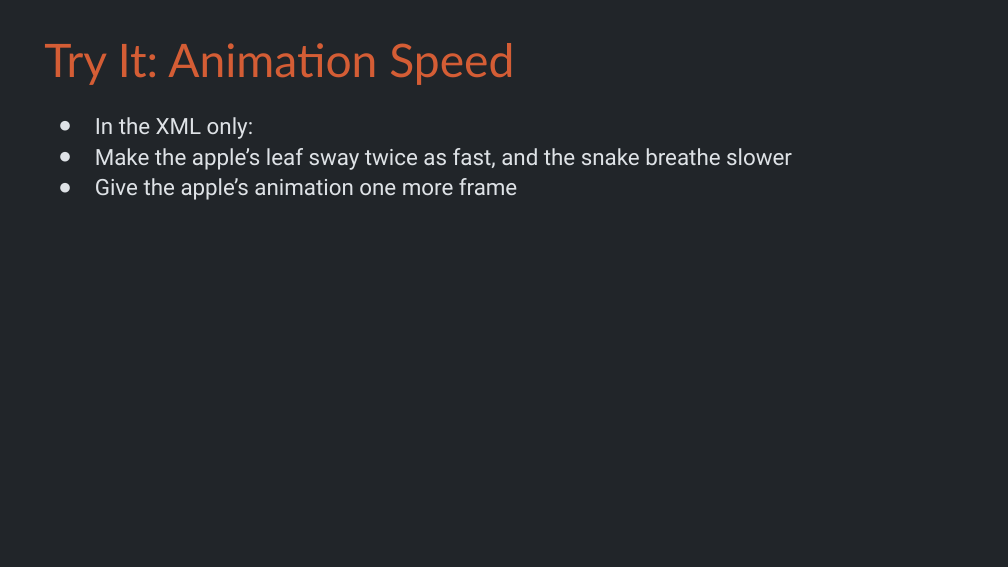
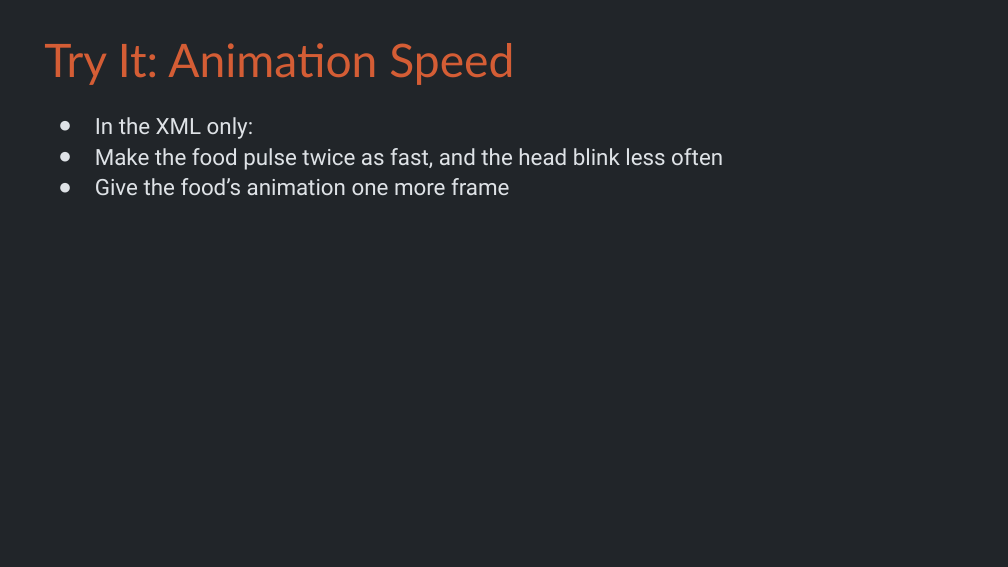
Before and after one commit to Metamate/gar, a slide deck: slide 19 of slides/03 Snake.pptx. Drawn at 1008x567 pixels with LibreOffice and Linux fonts; fonts in the diff are those of the drawing. Boxes give left, top, right and bottom in pixels: in the first picture for what was removed or moved away, otherwise in the second. Text is boxed around its words. In the diff, an @@ line names an element or a change of style, - is before the commit and + after.

```diff
--- a/slides/03 Snake.pptx
+++ b/slides/03 Snake.pptx
@@ text at (95,148,723,195): text changed @@
-● Make the apple’s leaf sway twice as fast, and the snake breathe slower
-● Give the apple’s animation one more frame
+● Make the food pulse twice as fast, and the head blink less often
+● Give the food’s animation one more frame
```
Also in this commit, not shown: 9 other slides changed, 3 other files.
